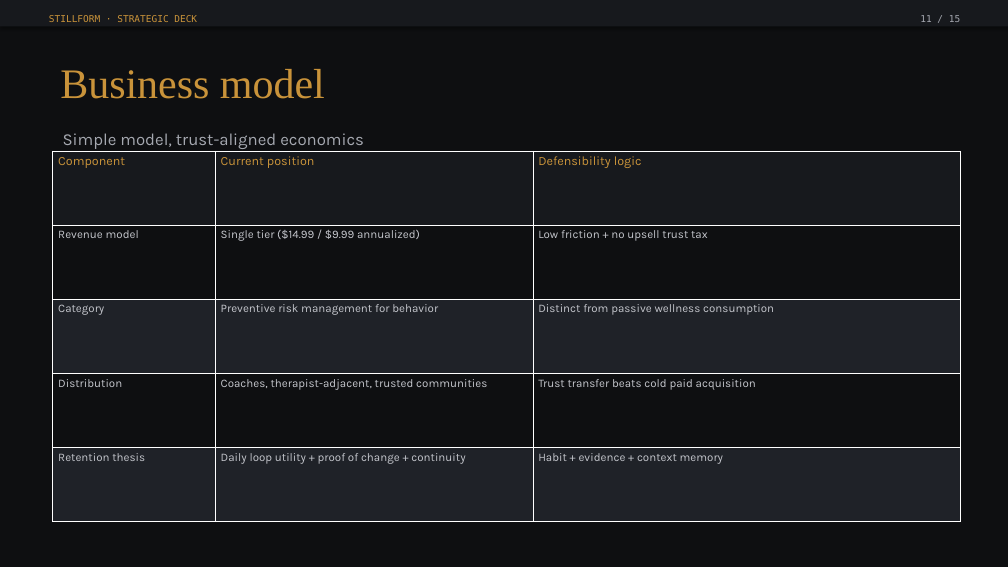
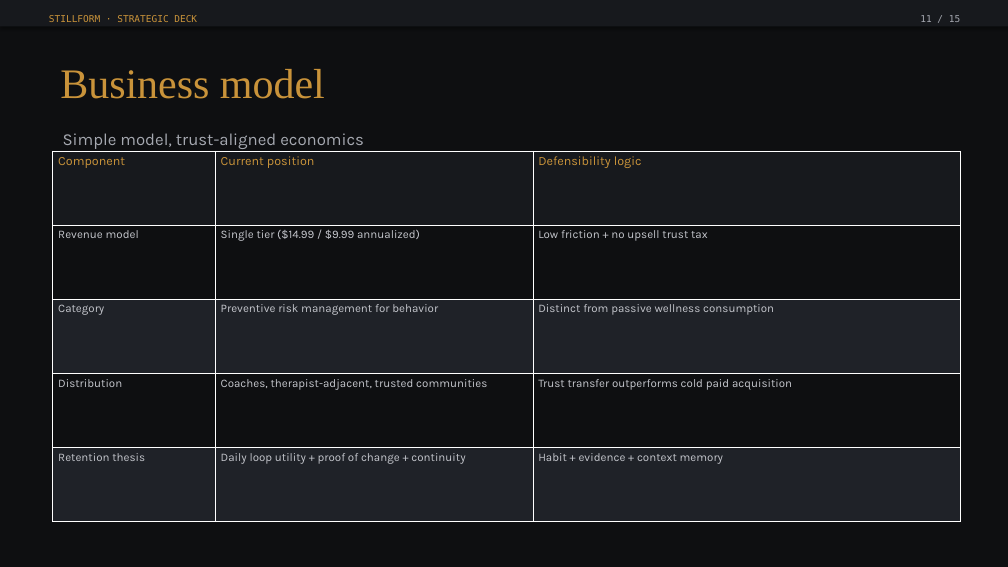
Before and after one commit to EmberEnterprises/Stillform, a slide deck: slide 11 of public/Stillform_Strategic_Overview.pptx. Drawn at 1008x567 pixels with LibreOffice and Linux fonts; fonts in the diff are those of the drawing. Boxes give left, top, right and bottom in pixels: in the first picture for what was removed or moved away, otherwise in the second. Text is boxed around its words. In the diff, an @@ line names an element or a change of style, - is before the commit and + after.

```diff
--- a/public/Stillform_Strategic_Overview.pptx
+++ b/public/Stillform_Strategic_Overview.pptx
@@ table at (x1=53, y1=151, x2=960, y2=522) @@
-row 4, column 3: Trust transfer beats cold paid acquisition
+row 4, column 3: Trust transfer outperforms cold paid acquisition
```
Also in this commit, not shown: 6 other slides changed, 1 other file.
